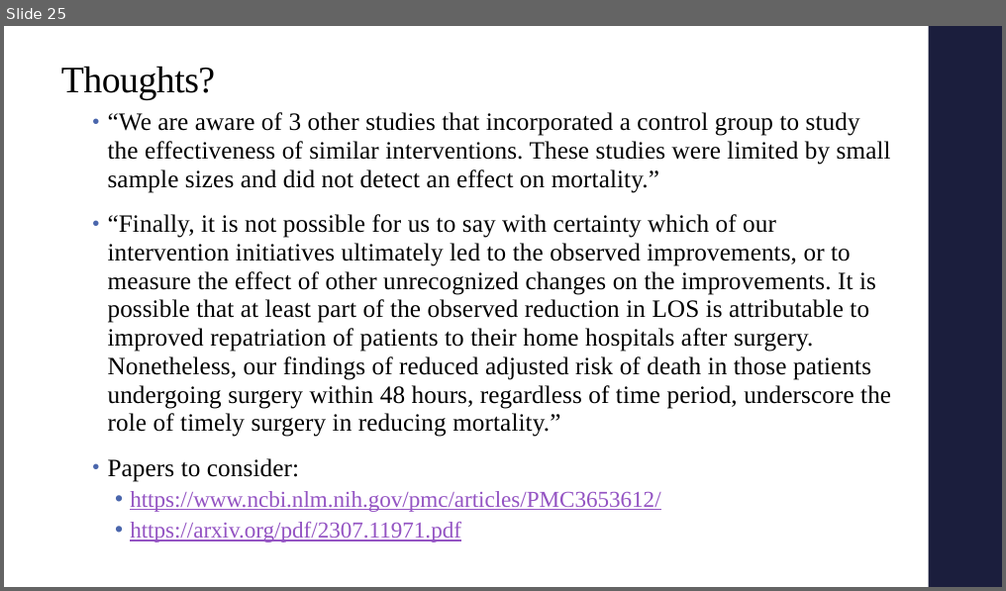
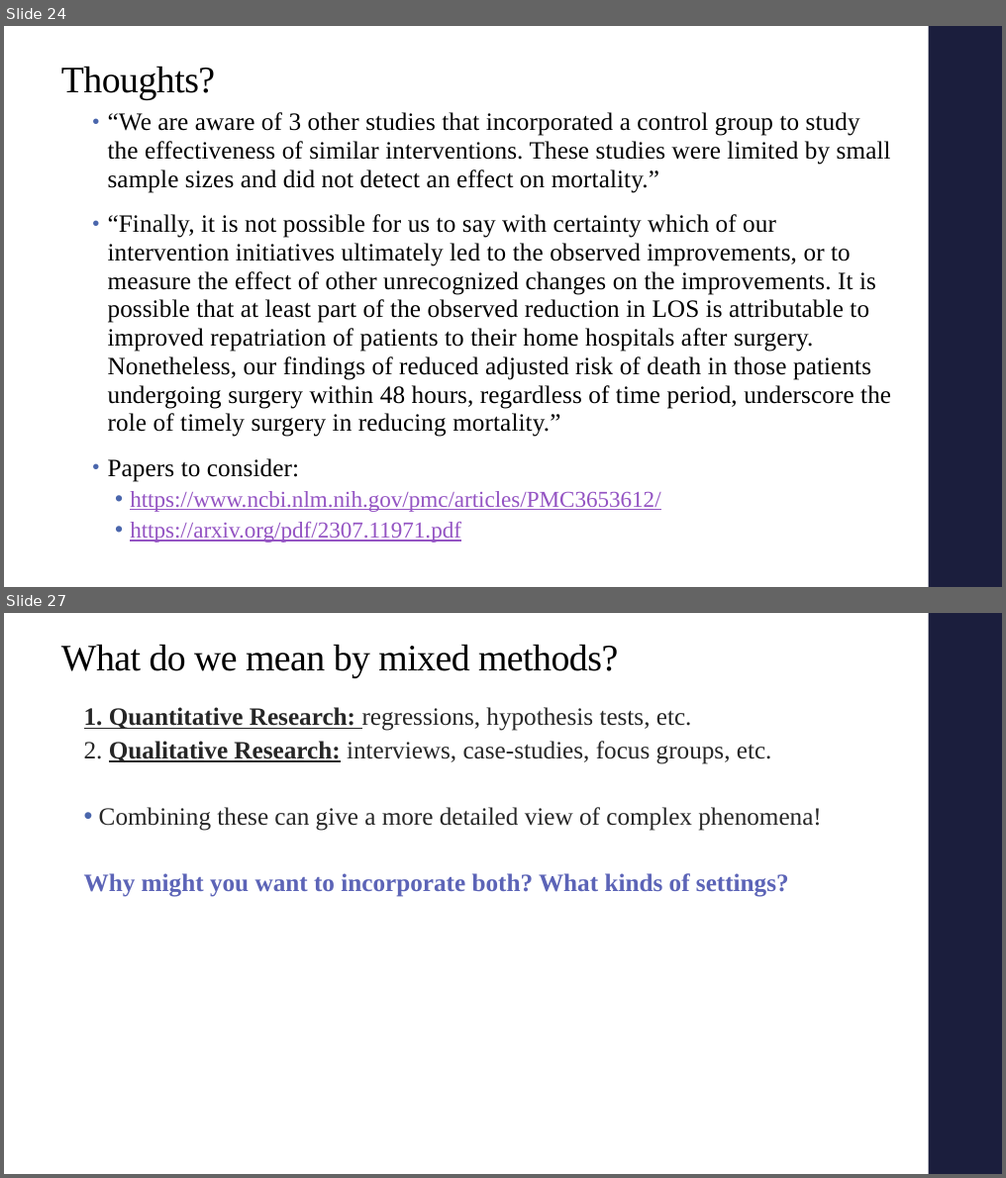
Before and after one commit to alex-hoagland/HAD5772, a slide deck: Lectures/Lecture10_SurvivalAnalysis_MixedMethods/Lecture10_SurvivalAnalysis_MixedMethods.pptx. Shown one above the other, each under a label of ours: slide 25 before the commit, slides 24 and 27 after it; the slides between them are not shown. The pictures are 1006x591 and 1006x1178 pixels, drawn with LibreOffice and Linux fonts; fonts in the diff are those of the drawing. Boxes give left, top, right and bottom in pixels: in the first picture for what was removed or moved away, otherwise in the second. Text is boxed around its words. In the diff, an @@ line names an element or a change of style, - is before the commit and + after.

```diff
--- a/Lectures/Lecture10_SurvivalAnalysis_MixedMethods/Lecture10_SurvivalAnalysis_MixedMethods.pptx
+++ b/Lectures/Lecture10_SurvivalAnalysis_MixedMethods/Lecture10_SurvivalAnalysis_MixedMethods.pptx
@@ slide 27 added at (4,613,1002,1174), background #FFFFFF; not listed: 1 template element that a slide beside it also shows @@
@@ title added at (61,644,618,678), 36 pt, text #000000 @@
+What do we mean by mixed methods?
@@ text added at (84,707,822,897), 24 pt, text #262626 @@
+  1. Quantitative Research: regressions, hypothesis tests, etc.
+  2. Qualitative Research: interviews, case-studies, focus groups, etc.
+  • Combining these can give a more detailed view of complex phenomena!
+  Why might you want to incorporate both? What kinds of settings?
@@ what was slide 25 is now slide 24 @@
```
Also in this commit, not shown: 1 slide changed, 24 other slides added, 1 slide removed.
